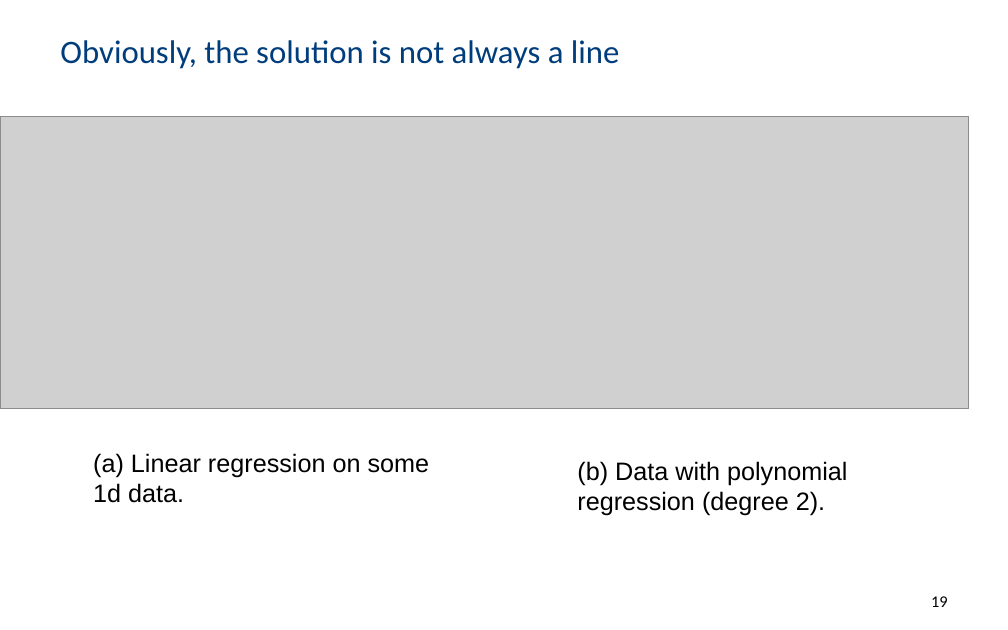
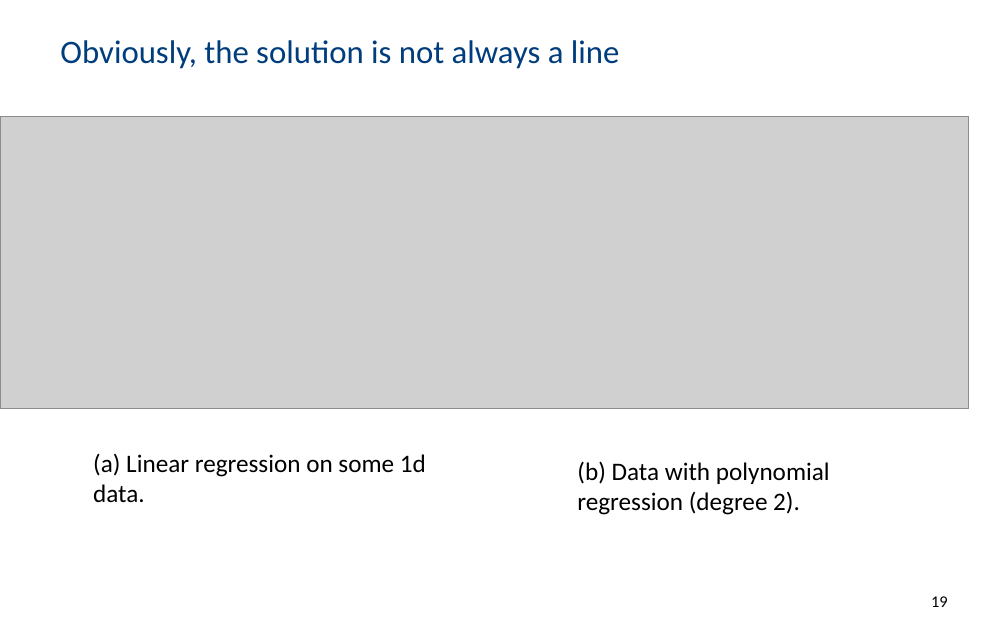
Before and after one commit to PBarnaghi/ML4NS, a slide deck: slide 19 of 02- Regression models and linear prediction/ML4NuerScience_Linear_models.pptx. Drawn at 1008x630 pixels with LibreOffice and Linux fonts; fonts in the diff are those of the drawing; grey boxes stand for pictures; background and template pictures are left out. Boxes give left, top, right and bottom in pixels: in the first picture for what was removed or moved away, otherwise in the second. Text is boxed around its words. In the diff, an @@ line names an element or a change of style, - is before the commit and + after.

```diff
--- a/02- Regression models and linear prediction/ML4NuerScience_Linear_models.pptx
+++ b/02- Regression models and linear prediction/ML4NuerScience_Linear_models.pptx
@@ text "(a) Linear regression on some ..." at [93, 453, 426, 502]: font Arial to Calibri @@
@@ text "(b) Data with polynomial regression ..." at [577, 461, 830, 515]: font Arial to Calibri @@
```
Also in this commit, not shown: 13 other slides changed, 2 slides added, 1 slide removed, 1 other file.
